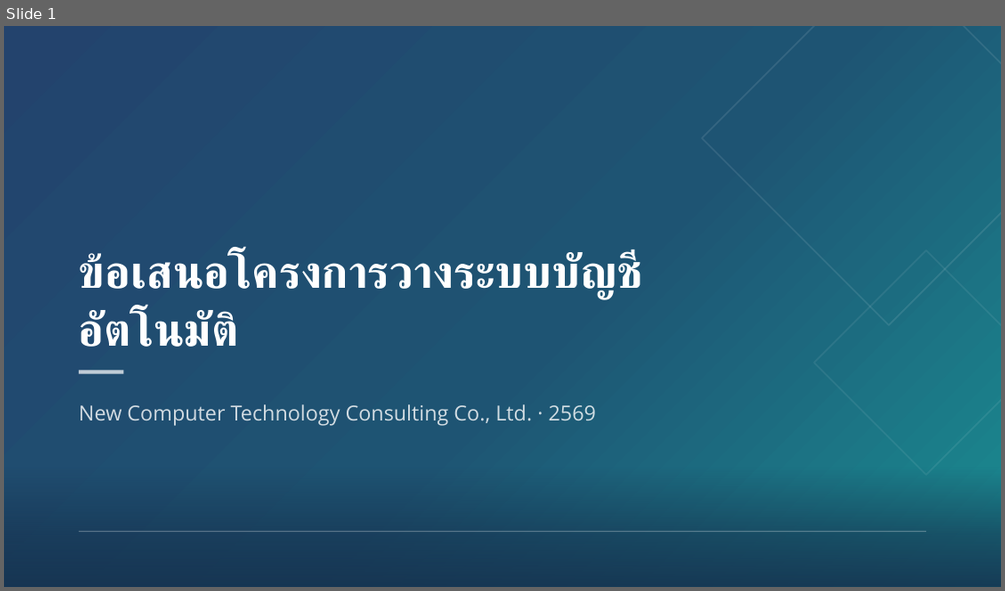
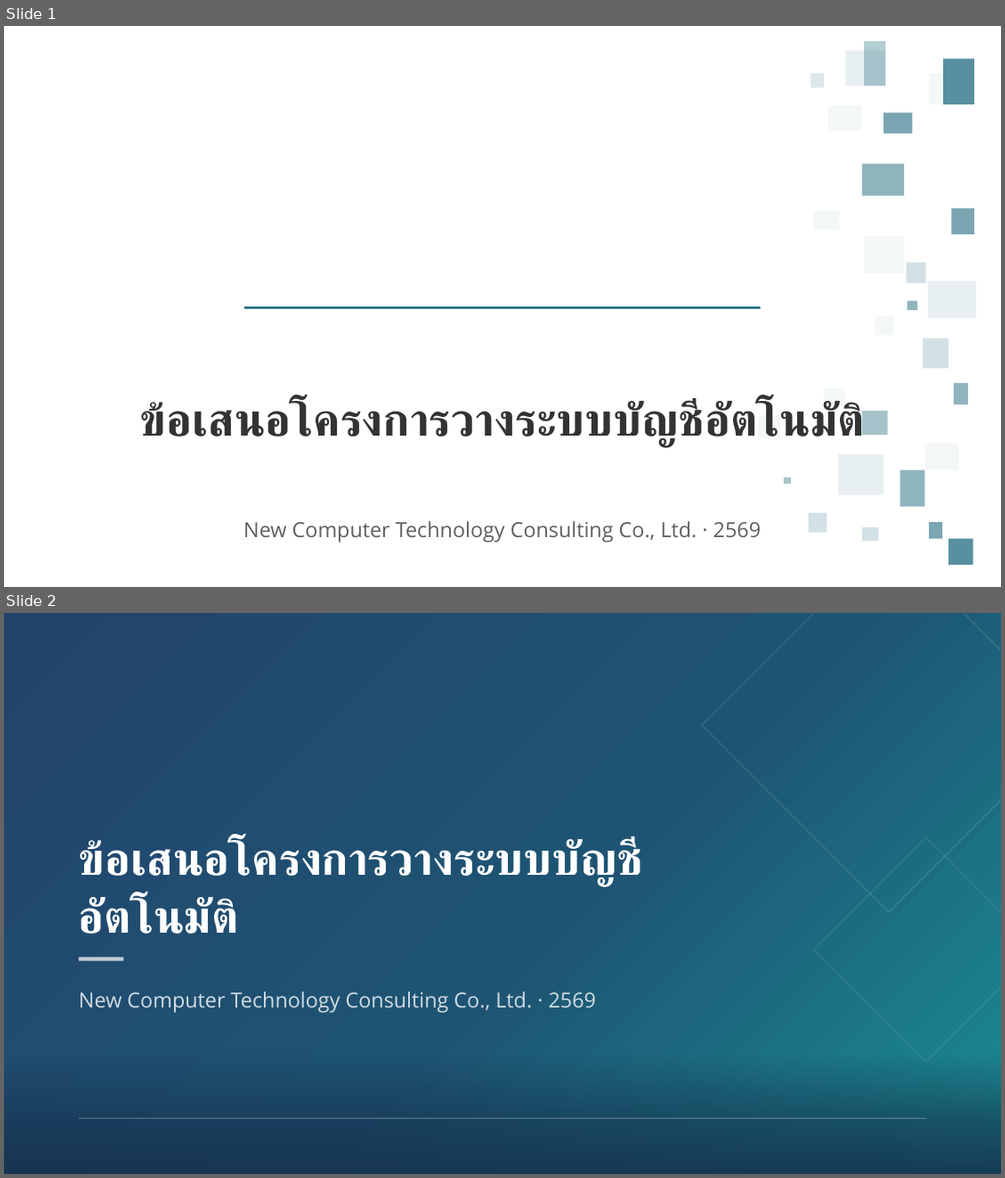
Before and after one commit to rofthanakrit-maker/nct-design-system, a slide deck: NCT-Slide-Template-Demo.pptx. Shown one above the other, each under a label of ours: slide 1 before the commit, slides 1 and 2 after it. The pictures are 1005x591 and 1005x1178 pixels, drawn with LibreOffice and Linux fonts; fonts in the diff are those of the drawing; background and template pictures are left out. Boxes give left, top, right and bottom in pixels: in the first picture for what was removed or moved away, otherwise in the second. Text is boxed around its words. In the diff, an @@ line names an element or a change of style, - is before the commit and + after.

```diff
--- a/NCT-Slide-Template-Demo.pptx
+++ b/NCT-Slide-Template-Demo.pptx
@@ slide 1 added at <box>4,26,1001,587</box>, background #FFFFFF @@
@@ rectangle added at <box>845,51,886,86</box>, fill #216B7F at 10% opacity @@
@@ rectangle added at <box>864,41,886,86</box>, fill #216B7F at 33% opacity @@
@@ rectangle added at <box>811,73,825,87</box>, fill #216B7F at 15% opacity @@
@@ rectangle added at <box>929,73,943,104</box>, fill #216B7F at 5% opacity @@
@@ rectangle added at <box>943,59,974,104</box>, fill #216B7F at 75% opacity @@
@@ rectangle added at <box>828,105,862,130</box>, fill #216B7F at 5% opacity @@
@@ rectangle added at <box>883,112,913,134</box>, fill #216B7F at 60% opacity @@
@@ rectangle added at <box>862,164,904,196</box>, fill #216B7F at 50% opacity @@
@@ rectangle added at <box>814,211,840,230</box>, fill #216B7F at 5% opacity @@
@@ rectangle added at <box>952,208,974,234</box>, fill #216B7F at 60% opacity @@
@@ rectangle added at <box>864,236,905,273</box>, fill #216B7F at 5% opacity @@
@@ rectangle added at <box>906,263,926,283</box>, fill #216B7F at 20% opacity @@
@@ rectangle added at <box>928,281,977,319</box>, fill #216B7F at 10% opacity @@
@@ rectangle added at <box>245,306,760,309</box>, fill #216B7F @@
@@ rectangle added at <box>875,316,894,335</box>, fill #216B7F at 5% opacity @@
@@ rectangle added at <box>907,300,918,309</box>, fill #216B7F at 50% opacity @@
@@ rectangle added at <box>923,338,948,368</box>, fill #216B7F at 20% opacity @@
@@ rectangle added at <box>824,388,844,404</box>, fill #216B7F at 5% opacity @@
@@ rectangle added at <box>954,383,968,404</box>, fill #216B7F at 50% opacity @@
@@ title added at <box>140,401,864,448</box>, 44 pt, text #333333, bold @@
+ข้อเสนอโครงการวางระบบบัญชีอัตโนมัติ
@@ rectangle added at <box>758,415,779,439</box>, fill #216B7F at 5% opacity @@
@@ rectangle added at <box>862,411,887,435</box>, fill #216B7F at 40% opacity @@
@@ rectangle added at <box>924,443,958,470</box>, fill #216B7F at 5% opacity @@
@@ rectangle added at <box>784,477,792,483</box>, fill #216B7F at 40% opacity @@
@@ rectangle added at <box>839,454,884,495</box>, fill #216B7F at 10% opacity @@
@@ rectangle added at <box>900,470,924,507</box>, fill #216B7F at 50% opacity @@
@@ subtitle added at <box>243,521,760,542</box>, 20 pt, text #5F5F5F @@
+New Computer Technology Consulting Co., Ltd. · 2569
@@ rectangle added at <box>809,513,827,532</box>, fill #216B7F at 20% opacity @@
@@ rectangle added at <box>862,527,878,540</box>, fill #216B7F at 20% opacity @@
@@ rectangle added at <box>929,522,942,539</box>, fill #216B7F at 60% opacity @@
@@ rectangle added at <box>948,539,973,564</box>, fill #216B7F at 75% opacity @@
@@ what was slide 1 is now slide 2 @@
```
Also in this commit, not shown: 57 other files.
